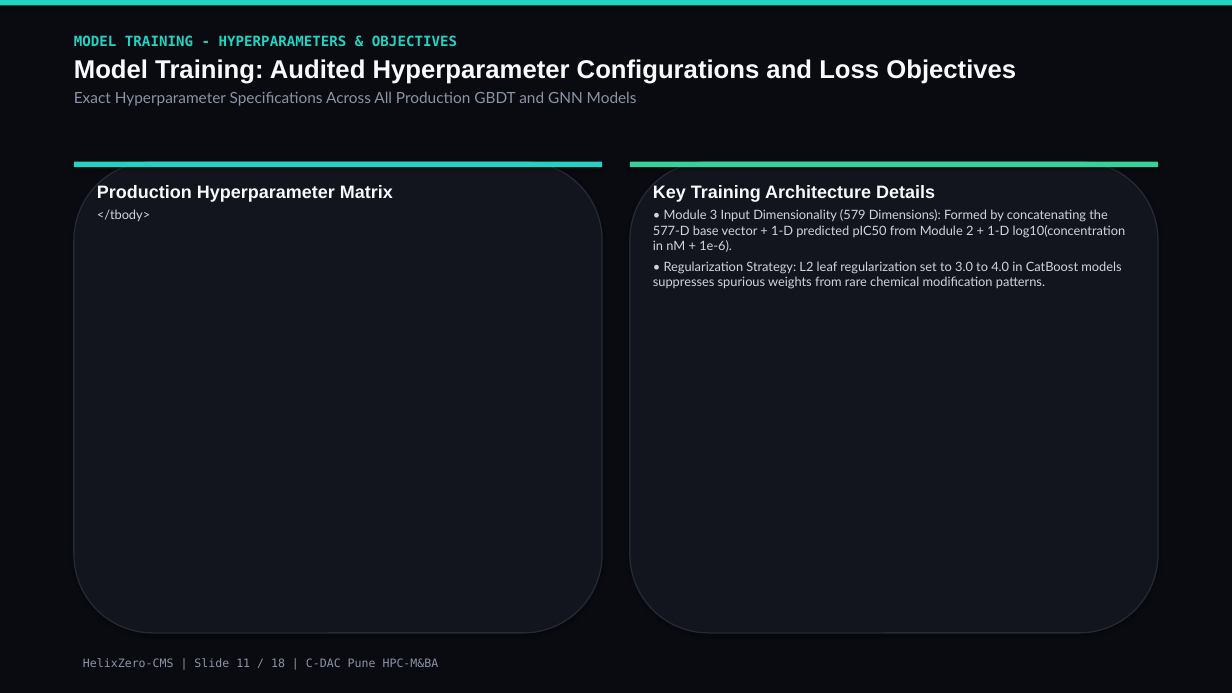
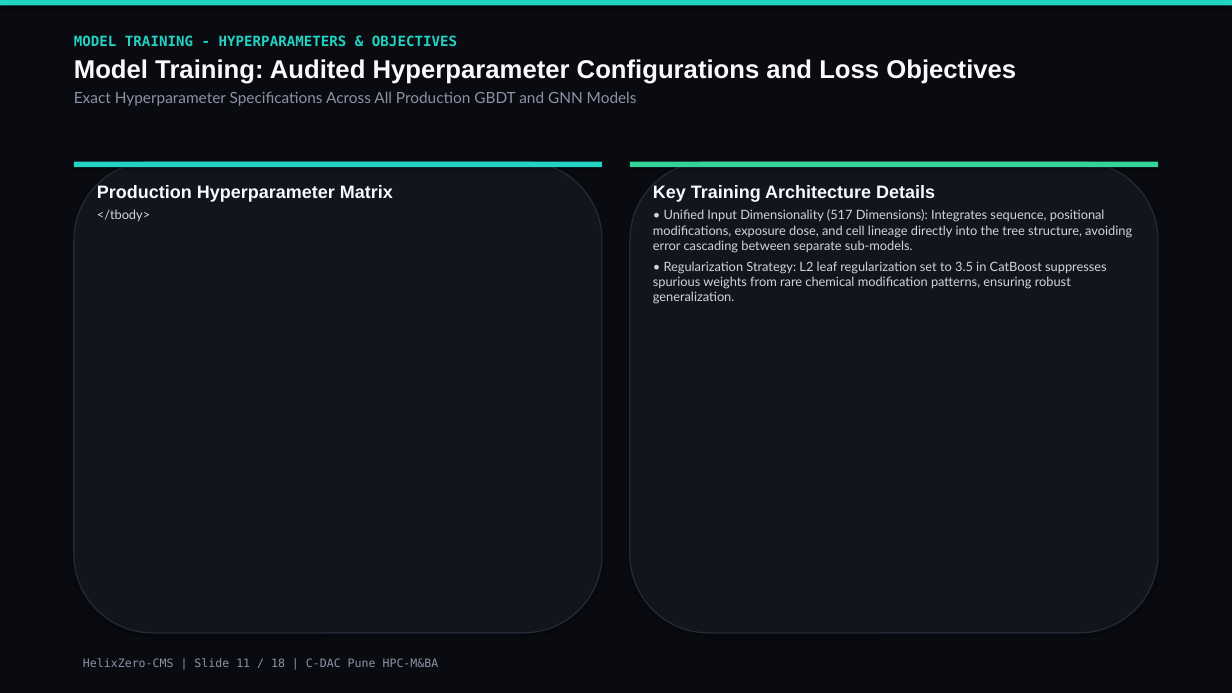
Before and after one commit to nitinjadhav888/Helixzerocms-CDAC, a slide deck: slide 11 of Paper/HelixZero_Software_Presentation.pptx. Drawn at 1232x693 pixels with LibreOffice and Linux fonts; fonts in the diff are those of the drawing. Boxes give left, top, right and bottom in pixels: in the first picture for what was removed or moved away, otherwise in the second. Text is boxed around its words. In the diff, an @@ line names an element or a change of style, - is before the commit and + after.

Commit message:
feat(unified-model): deploy retrained dose-aware CatBoost, update UI dropdowns, verified benchmarks and presentation suite

```diff
--- a/Paper/HelixZero_Software_Presentation.pptx
+++ b/Paper/HelixZero_Software_Presentation.pptx
@@ text at (653,209,1132,304): text changed @@
-• Module 3 Input Dimensionality (579 Dimensions): Formed by concatenating the 577-D base vector + 1-D predicted pIC50 from Module 2 + 1-D log10(concentration in nM + 1e-6).
-• Regularization Strategy: L2 leaf regularization set to 3.0 to 4.0 in CatBoost models suppresses spurious weights from rare chemical modification patterns.
+• Unified Input Dimensionality (517 Dimensions): Integrates sequence, positional modifications, exposure dose, and cell lineage directly into the tree structure, avoiding error cascading between separate sub-models.
+• Regularization Strategy: L2 leaf regularization set to 3.5 in CatBoost suppresses spurious weights from rare chemical modification patterns, ensuring robust generalization.
```
Also in this commit, not shown: 9 other slides changed, 41 other files.
